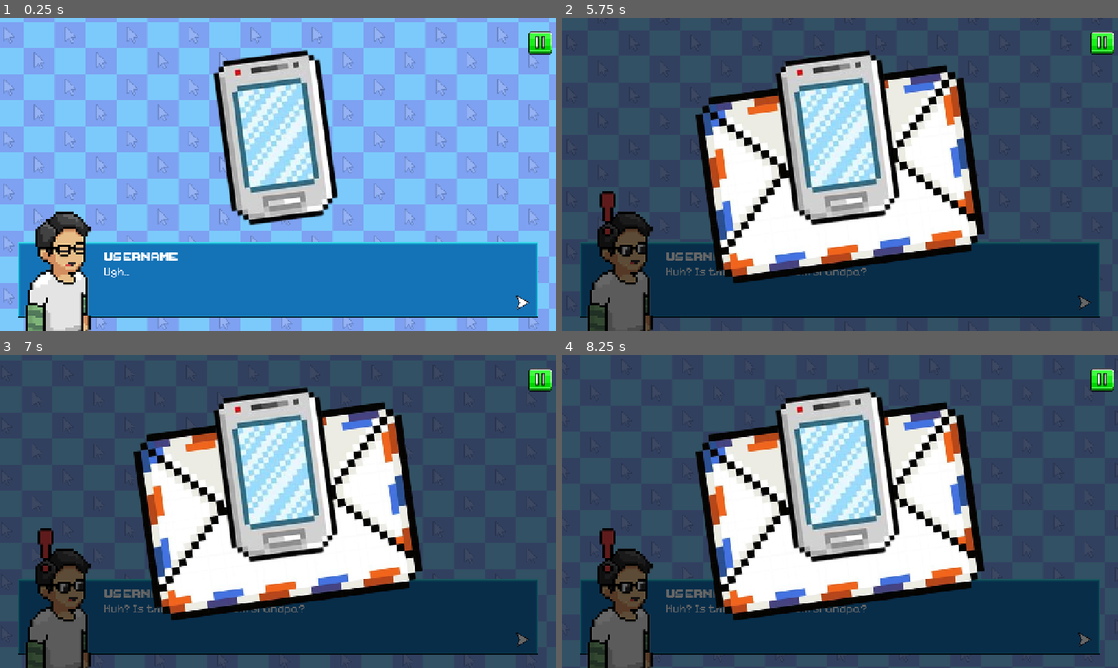
Above: before the commit, frames 1-4 (two rows, left to right).
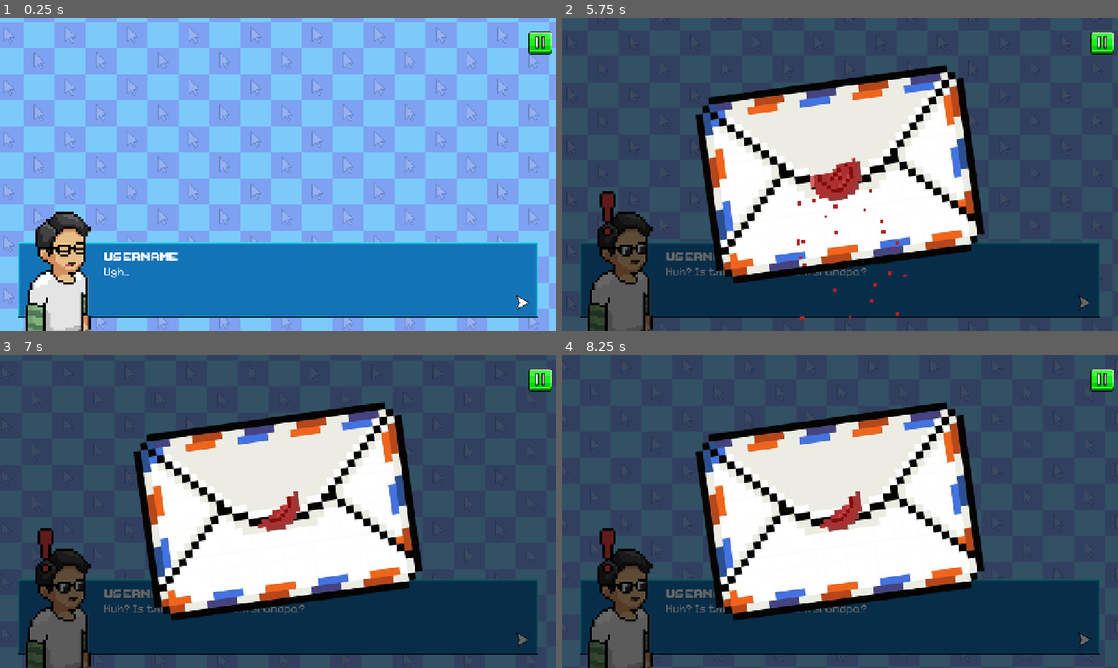
Above: after the commit, the same moments.

Repository: vinnyy-ph/gvd-project-overclocked
Game: Godot game, scene res://NewGameStoryFlow.tscn
Two runs of this game, one before a commit and one after it. Both use one fixed random seed, a clock stepped at 60 frames per second and the inputs below. Sound files missing from this copy of the repository are replaced by a short silence.
Inputs (mouse positions are in pixels of both pictures, inside the frame that each line leads up to):
- Up to frame 1 (0.25 s): no input
- Up to frame 2 (5.75 s): tap Enter at 0.5 s; move the mouse to (962, 158) at 0.52 s; hold Right (ui_right) 0.53-1.25 s; click (962, 158) at 0.67 s; drag from (728, 190) to (812, 237) at 1.27 s; move the mouse to (895, 105) at 2.02 s; hold Right (ui_right) 2.03-2.75 s; click (895, 105) at 2.17 s; drag from (812, 237) to (673, 127) at 2.77 s; move the mouse to (1006, 221) at 3.52 s; hold Left (ui_left) 3.53-4.25 s; click (1006, 221) at 3.67 s; drag from (673, 127) to (756, 96) at 4.27 s; click (840, 177) at 5 s
- Up to frame 3 (7 s): move the mouse to (305, 511) at 5.77 s; hold Down (ui_down) 5.78-6.5 s; click (305, 511) at 5.92 s; drag from (194, 433) to (166, 527) at 6.52 s
- Up to frame 4 (8.25 s): move the mouse to (962, 495) at 7.27 s; hold Up (ui_up) 7.28-8 s; click (962, 495) at 7.42 s; drag from (728, 527) to (812, 574) at 8.02 s

The runs differ from the first frame. In frame 1, 10% of the frame differs, in the area x 38-61%, y 10-67%; in frame 2, 9.4%; in frame 3, 9.3%; in frame 4, 9.3%.

Commit message:
Add phone vibration and seal particle effects
Add a CPUParticles2D node for the seal and a Phone TextureRect to the story scene, update the PNG asset. Wire new nodes into the script with onready vars, and implement show/hide phone routines that tween appearance and run a small looping vibration animation. Trigger stronger handheld vibration and emit particles when the seal is tapped. Also show the phone for story steps that set "show_phone" and clean up some input/swipe handling. These changes improve tactile/visual feedback during the final story sequence.

Diff:
--- a/NewGameStoryFlow.tscn
+++ b/NewGameStoryFlow.tscn
@@ -48,7 +48,6 @@
 script = ExtResource("1_56uh5")
 
 [node name="lastbg" type="TextureRect" parent="." unique_id=967556427]
-visible = false
 layout_mode = 1
 anchors_preset = 15
 anchor_right = 1.0
@@ -195,7 +194,21 @@
 [node name="HandLinePath" type="Path2D" parent="Seal/LineGuide" unique_id=2083430420]
 curve = SubResource("Curve2D_7o786")
 
+[node name="SealParticles" type="CPUParticles2D" parent="Seal" unique_id=1447961779]
+emitting = false
+amount = 25
+lifetime = 0.8
+one_shot = true
+explosiveness = 0.8
+spread = 180.0
+initial_velocity_min = 150.0
+initial_velocity_max = 250.0
+scale_amount_min = 6.0
+scale_amount_max = 10.0
+color = Color(0.69803923, 0.13333334, 0.13333334, 1)
+
 [node name="Phone" type="TextureRect" parent="." unique_id=4390857]
+visible = false
 layout_mode = 1
 anchors_preset = 8
 anchor_left = 0.5
--- a/new_game_story_flow.gd
+++ b/new_game_story_flow.gd
@@ -10,12 +10,15 @@
 @onready var line_guide: TextureRect = $Seal/LineGuide
 @onready var hand_guide: TextureRect = $Seal/LineGuide/HandGuide
 @onready var line_path: Path2D = $Seal/LineGuide/HandLinePath
+@onready var seal_particles: CPUParticles2D = $Seal/SealParticles
 
 @onready var letter: TextureRect = $Letter
 @onready var next_button: Button = $Letter/NextButton
 @onready var prev_button: Button = $Letter/PrevButton
 @onready var start_button: Button = $Letter/StartButton
 @onready var dimmer: ColorRect = $Dimmer
+
+@onready var phone: TextureRect = $Phone
 
 @onready var last_bg: TextureRect = $lastbg
 @onready var jeepney_path_follow: PathFollow2D = $lastbg/JeepneyLinePath/PathFollow2D
@@ -34,7 +37,8 @@
 	{
 		"text": "LBC: Dear Customer! You just received a package!",
 		"texture": "res://assets/story/3.png",
-		"username": "NOTIFICATION:"
+		"username": "NOTIFICATION:",
+		"show_phone": true
 	},
 	{
 		"text": "Huh? Is this a letter from Grandpa?",
@@ -55,6 +59,7 @@
 var is_swiping = false
 var swipe_start_pos = Vector2.ZERO
 var hand_tween: Tween
+var phone_vibrate_tween: Tween
 var current_letter_page = 0
 var is_final_sequence = false
 
@@ -80,6 +85,8 @@
 	dimmer.modulate.a = 0.0
 	last_bg.visible = false
 	last_bg.modulate.a = 0.0
+	phone.visible = false
+	phone.modulate.a = 0.0
 
 	# Fix Jeepney jump
 	jeepney_path_follow.progress_ratio = 0.0
@@ -99,10 +106,6 @@
 				is_swiping = false
 				_check_swipe(event.position)
 
-	elif event is InputEventMouseMotion and is_swiping:
-		# Optional: verify if they are moving in the right direction here
-		pass
-
 func _on_tap_received() -> void:
 	var now = Time.get_ticks_msec()
 	if now - last_tap_time < TAP_THRESHOLD_MS:
@@ -115,9 +118,17 @@
 		_advance_story()
 
 func _advance_story() -> void:
+	# Hide phone if it was showing
+	if phone.visible:
+		_hide_phone()
+
 	if current_step < story_steps.size() - 1:
 		current_step += 1
 		_update_ui()
+
+		var step = story_steps[current_step]
+		if step.get("show_phone", false):
+			_show_phone()
 
 		# If we just reached the last step, show the seal
 		if current_step == story_steps.size() - 1:
@@ -136,6 +147,44 @@
 		text_label.display_text(step.text)
 	else:
 		text_label.text = step.text
+
+func _show_phone() -> void:
+	phone.visible = true
+	phone.pivot_offset = phone.size / 2
+	phone.scale = Vector2(0.8, 0.8)
+	phone.modulate.a = 0.0
+
+	var tween = create_tween().set_parallel(true)
+	tween.tween_property(phone, "modulate:a", 1.0, 0.3)
+	tween.tween_property(phone, "scale", Vector2(1.0, 1.0), 0.5).set_trans(Tween.TRANS_BACK).set_ease(Tween.EASE_OUT)
+
+	tween.chain().tween_callback(_start_phone_vibration)
+
+func _start_phone_vibration() -> void:
+	if phone_vibrate_tween: phone_vibrate_tween.kill()
+
+	phone_vibrate_tween = create_tween().set_loops()
+	var original_pos = phone.position
+
+	# Suble pixel-aesthetic vibration (snapping to small offsets)
+	phone_vibrate_tween.tween_callback(func():
+		if OS.has_feature("mobile"):
+			Input.vibrate_handheld(150)
+	)
+	phone_vibrate_tween.tween_property(phone, "position", original_pos + Vector2(2, 0), 0.05)
+	phone_vibrate_tween.tween_property(phone, "position", original_pos + Vector2(-2, 0), 0.05)
+	phone_vibrate_tween.tween_property(phone, "position", original_pos + Vector2(0, 2), 0.05)
+	phone_vibrate_tween.tween_property(phone, "position", original_pos + Vector2(0, -2), 0.05)
+	phone_vibrate_tween.tween_property(phone, "position", original_pos, 0.05)
+	phone_vibrate_tween.tween_interval(0.2) # Short pause between vibration bursts
+
+func _hide_phone() -> void:
+	if phone_vibrate_tween: phone_vibrate_tween.kill()
+
+	var tween = create_tween().set_parallel(true)
+	tween.tween_property(phone, "modulate:a", 0.0, 0.2)
+	tween.tween_property(phone, "scale", Vector2(0.8, 0.8), 0.2)
+	tween.chain().tween_callback(func(): phone.visible = false)
 
 func _show_seal() -> void:
 	dimmer.visible = true
@@ -154,6 +203,18 @@
 	if is_swipe_phase: return
 
 	seal_tap_count += 1
+
+	# Stronger Haptic for Seal
+	if OS.has_feature("mobile"):
+		Input.vibrate_handheld(80)
+
+	# Trigger particles
+	if seal_particles:
+		seal_particles.position = seal_button.position + (seal_button.size / 2)
+		seal_particles.restart()
+		seal_particles.emitting = true
+
+	# Feedback on tap
 	var pulse = create_tween()
 	pulse.tween_property(seal_button, "scale", Vector2(1.1, 1.1), 0.05)
 	pulse.tween_property(seal_button, "scale", Vector2(1.0, 1.0), 0.05)
@@ -187,7 +248,6 @@
 
 func _check_swipe(end_pos: Vector2) -> void:
 	var swipe_vec = end_pos - swipe_start_pos
-	# Increased sensitivity for swipe
 	if swipe_vec.length() > 80:
 		_complete_swipe()
 
Binary file changed: assets/story/lastscene.png
